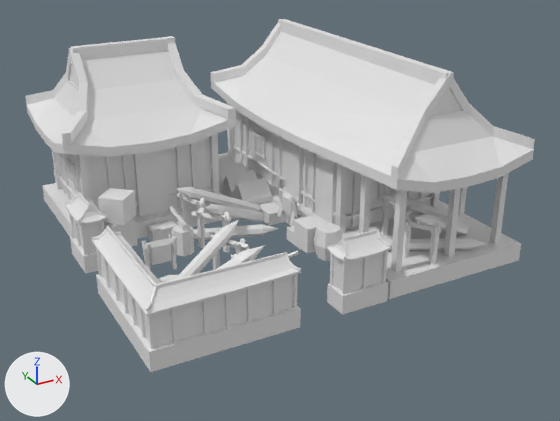
What one commit did to the COLLADA model art/meshes/structural/koreans/arsenal.dae.
The view is the same before and after, from a 50 mm camera at (-22.7, -44.6, 22.8) aimed at (0.7, -2.0, 1.5). Every picture has the same lights, and +X, +Y and +Z are marked at lower left. The picture after the commit comes second. Materials are left out; every surface is plain grey.

Objects in the first picture: 'gojo_arsenal'.
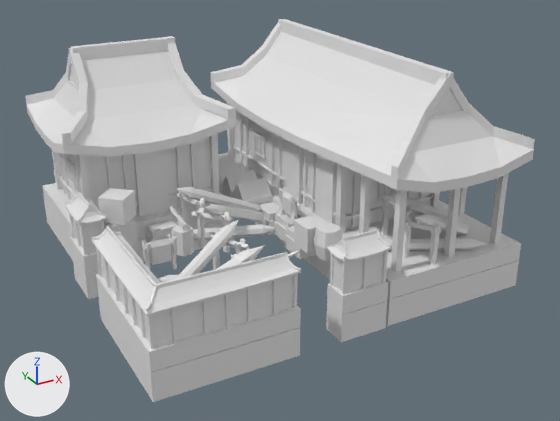
Diff of the bpy script that builds the scene:
```diff
--- a/art/meshes/structural/koreans/arsenal.dae.py
+++ b/art/meshes/structural/koreans/arsenal.dae.py
@@ me_gojo_arsenal @@
 # used by ob_gojo_arsenal; location = (0.0, 0.0, 0.0)
-me_gojo_arsenal.from_pydata(...)  # 3257 vertices, 5274 faces; spans x -12.7..12.8, y -12.7..12.8, z -0.5..11.9
+me_gojo_arsenal.from_pydata(...)  # 3341 vertices, 5368 faces; spans x -12.7..12.8, y -12.7..12.8, z -2.4..11.9
+# me_gojo_arsenal part 1: the loose piece of 8 vertices spanning x -12.1..-0.7, y 2.5..12.6, z -0.5..0.7 is copied, and the copy is scaled about its middle by (1, 1, 1.51), then moved by (0.0, 0.0, -1.6); it spans x -12.1..-0.7, y 2.5..12.6, z -2.4..-0.6
+# me_gojo_arsenal part 2: the loose piece of 12 vertices spanning x -12.7..-3.9, y -12.7..-3.5, z -0.5..0.7 is copied, and the copy is scaled about its middle by (1, 1, 1.51), then moved by (0.0, 0.0, -1.6); it spans x -12.7..-3.9, y -12.7..-3.5, z -2.4..-0.6
+# me_gojo_arsenal part 3: the loose piece of 8 vertices spanning x 2.3..12.7, y -12.6..12.6, z -0.5..0.7 is copied, and the copy is scaled about its middle by (1, 1, 1.51), then moved by (0.0, 0.0, -1.6); it spans x 2.3..12.7, y -12.6..12.6, z -2.4..-0.6
+# me_gojo_arsenal part 4
+# 12 faces are deleted
+# 4 vertices in x 1.0..2.5, y -10.3..-8.4, z -0.5 move by (0.0, 0.0, -1.6)
+# 32 vertices are added at x -12.6..3.3, y -12.7..2.5, z -2.4..0.3
+# 16 new vertices lie (0.0, 0.0, 1.0) away from vertices in x -7.5..3.3, y -4.5..2.5, z -1.2
+# 8 new vertices lie (0.0, 0.0, 1.8) away from vertices in x -12.6..2.0, y -12.7..2.4, z -2.4
+# 70 new faces join them
```

Pixel boxes [x1, y1, x2, y2] of what changed, in the pictures (560 x 421 px):
'gojo_arsenal', reshaped (8% taller): before [25, 19, 535, 372]; after [25, 19, 535, 402]
part 1 of me_gojo_arsenal, added: after [44, 201, 234, 262]
part 2 of me_gojo_arsenal, added: after [98, 294, 300, 402]
part 3 of me_gojo_arsenal, added: after [272, 234, 519, 326]
part 4 of me_gojo_arsenal, built on: after [72, 212, 387, 342]
